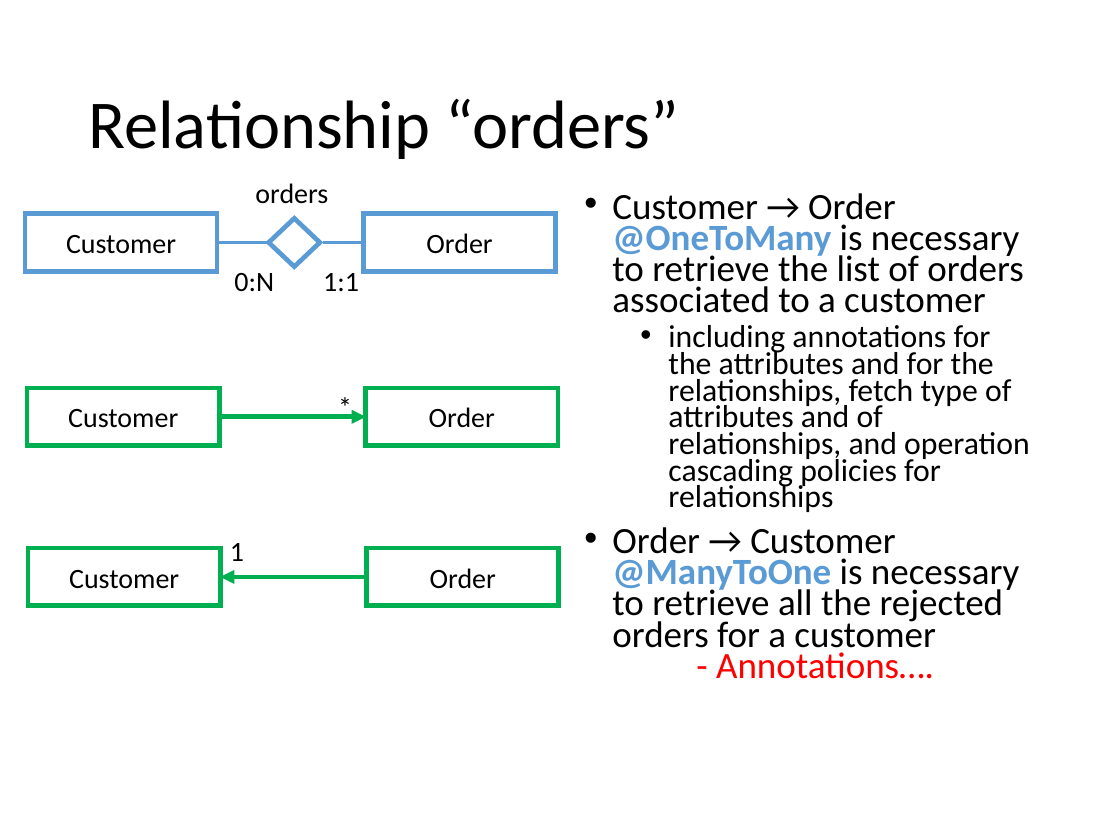
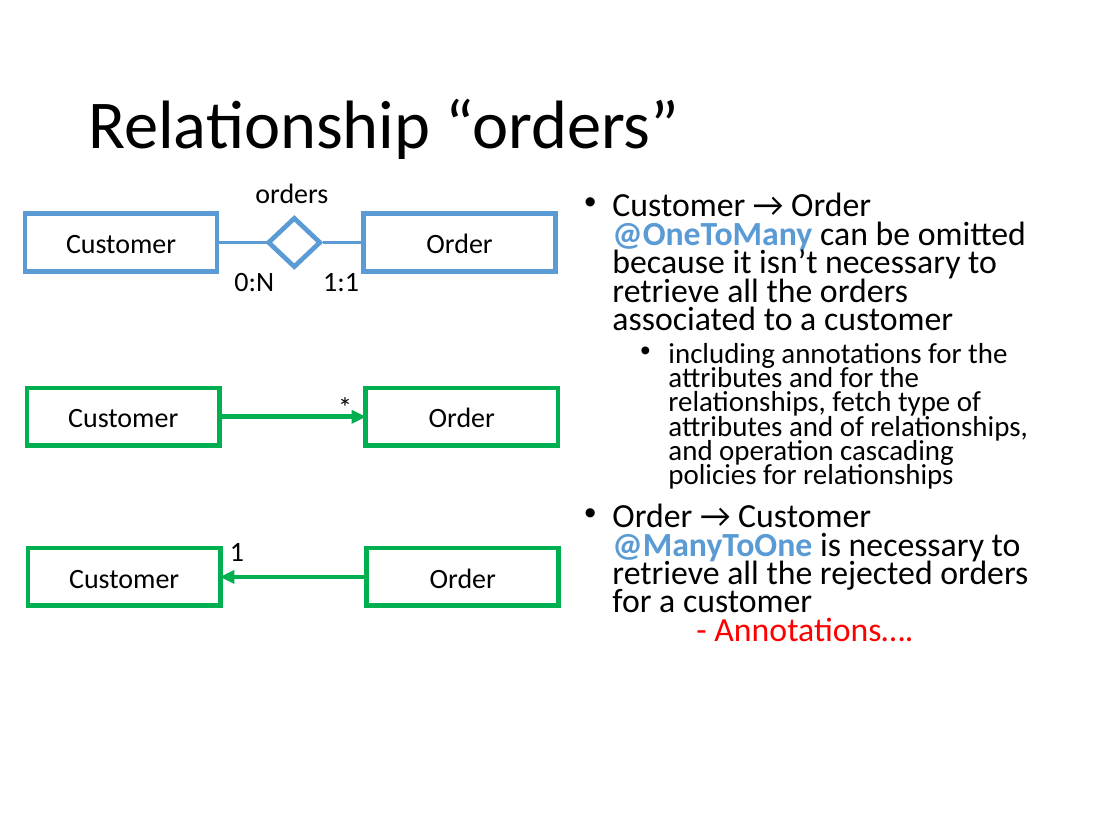
Before and after one commit to andrearestelli/db2-project, a slide deck: slide 35 of docs/documentation.pptx. Drawn at 1120x840 pixels with LibreOffice and Linux fonts; fonts in the diff are those of the drawing. Boxes give left, top, right and bottom in pixels: in the first picture for what was removed or moved away, otherwise in the second. Text is boxed around its words. In the diff, an @@ line names an element or a change of style, - is before the commit and + after.

```diff
--- a/docs/documentation.pptx
+++ b/docs/documentation.pptx
@@ text at bbox=[612, 192, 1026, 331]: text changed; size 23.8 to 21.7 pt @@
-• Customer → Order
-  @OneToMany is necessary to retrieve the list of orders associated to a customer
+• Customer → Order
+  @OneToMany can be omitted because it isn’t necessary to retrieve all the orders associated to a customer
@@ text at bbox=[612, 343, 1028, 642]: size 20.4 to 18.6 pt in "including annotations for the attributes and for ..."; size 23.8 to 21.7 pt in "Order → Customer @ManyToOne is necessary to ..." @@
```
Also in this commit, not shown: 6 other files.
